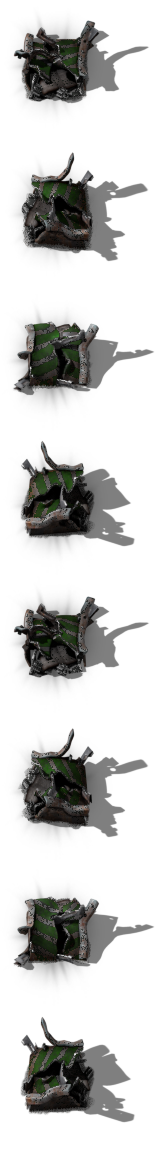
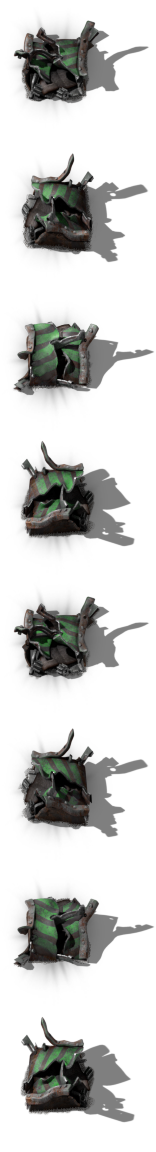
Before/after of a 156 × 1152 layered artwork. What changed in the layer stack:
painted on "tier 4" over [14, 20, 149, 1114]
